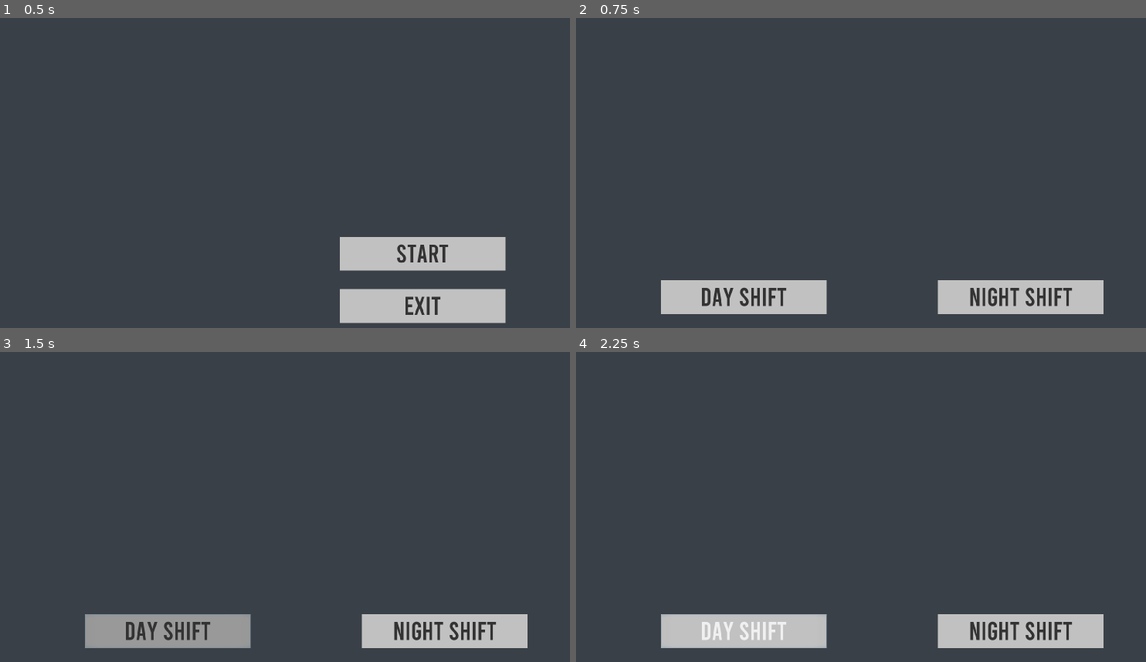
Above: before the commit, frames 1-4 (two rows, left to right).
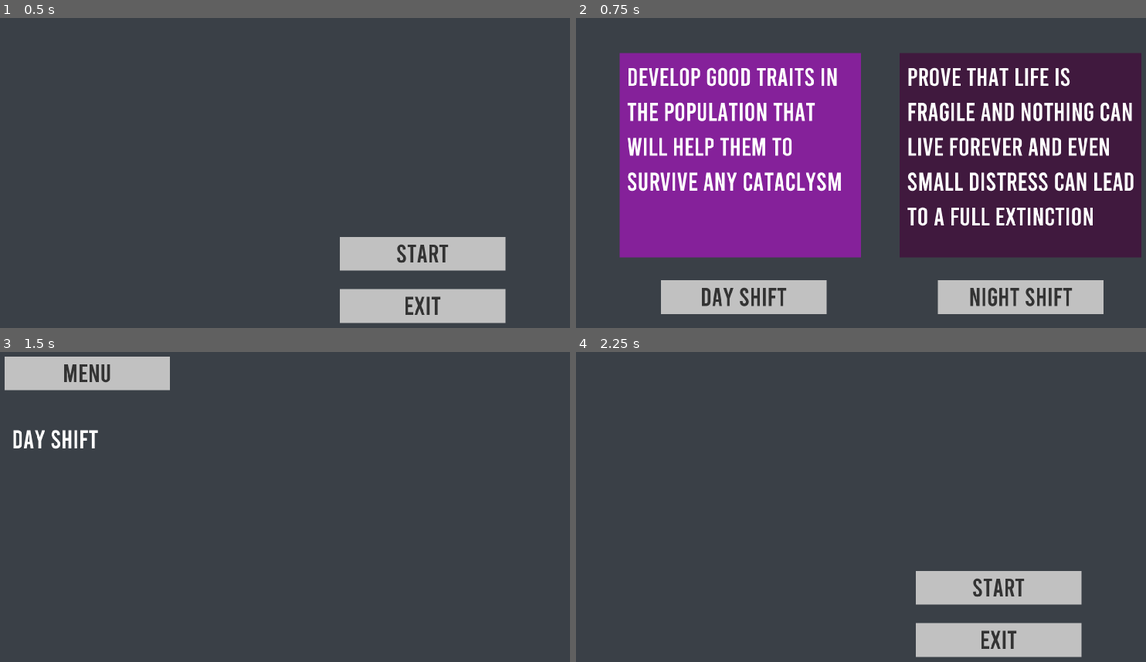
Above: after the commit, the same moments.

Repository: mikolasan/evolution
Game: Godot game, scene res://Scenes/Game.tscn
Two runs of this game, one before a commit and one after it. Both use one fixed random seed, a clock stepped at 60 frames per second and the inputs below.
Inputs (mouse positions are in pixels of both pictures, inside the frame that each line leads up to):
- Up to frame 1 (0.5 s): no input
- Up to frame 2 (0.75 s): click "START" at 0.5 s
- Up to frame 3 (1.5 s): click "DAY SHIFT" at 1.25 s
- Up to frame 4 (2.25 s): click (661, 373) at 2 s, where only the run after the commit has a clickable "MENU"

Frame 1 is identical in both runs. In frame 2, 56% of the frame differs, in the area x 7-100%, y 11-78%; in frame 3, 9.0%; in frame 4, 9.1%.

Commit message:
Add Lab scene

Diff:
--- a/Scenes/Game.gd
+++ b/Scenes/Game.gd
@@ -1,8 +1,24 @@
 extends Node2D
 
+func _ready():
+	$Main.connect("start_pressed", self, "show_start_menu")
+	$Start.connect("shift_selected", self, "on_shift_selected")
+	$Lab.connect("menu_pressed", self, "show_menu")
 
-func _ready():
-	$Main.connect("start_pressed", $Start, "show")
-	get_tree().call_group_flags(SceneTree.GROUP_CALL_REALTIME, "StartupHide", "hide")
+	show_menu()
 
+func on_shift_selected(shift):
+	show_lab()
+	$Lab.set_shift(shift)
+
+func show_menu():
+	get_tree().call_group_flags(SceneTree.GROUP_CALL_REALTIME, "MainMenuShow", "hide")
 	$Main.show()
+
+func show_start_menu():
+	get_tree().call_group_flags(SceneTree.GROUP_CALL_REALTIME, "StartMenuShow", "hide")
+	$Start.show()
+
+func show_lab():
+	get_tree().call_group_flags(SceneTree.GROUP_CALL_REALTIME, "LabShow", "hide")
+	$Lab.show()
--- a/Scenes/Game.tscn
+++ b/Scenes/Game.tscn
@@ -1,12 +1,15 @@
-[gd_scene load_steps=4 format=2]
+[gd_scene load_steps=5 format=2]
 
 [ext_resource path="res://Scenes/MainMenu.tscn" type="PackedScene" id=1]
 [ext_resource path="res://Scenes/StartMenu.tscn" type="PackedScene" id=2]
 [ext_resource path="res://Scenes/Game.gd" type="Script" id=3]
+[ext_resource path="res://Scenes/Lab.tscn" type="PackedScene" id=4]
 
 [node name="Game" type="Node2D"]
 script = ExtResource( 3 )
 
-[node name="Main" parent="." groups=["StartupHide"] instance=ExtResource( 1 )]
+[node name="Main" parent="." groups=["LabShow", "StartMenuShow"] instance=ExtResource( 1 )]
 
-[node name="Start" parent="." groups=["StartupHide"] instance=ExtResource( 2 )]
+[node name="Start" parent="." groups=["LabShow", "MainMenuShow"] instance=ExtResource( 2 )]
+
+[node name="Lab" parent="." groups=["MainMenuShow", "StartMenuShow"] instance=ExtResource( 4 )]
--- /dev/null
+++ b/Scenes/Lab.gd
@@ -0,0 +1,16 @@
+extends Node2D
+
+signal menu_pressed
+
+var player_shift: String
+
+func _ready():
+	pass
+
+func set_shift(shift):
+	player_shift = shift
+	$PlayerShift.text = shift + " shift"
+
+
+func on_menu_pressed():
+	emit_signal("menu_pressed")
--- /dev/null
+++ b/Scenes/Lab.tscn
@@ -0,0 +1,31 @@
+[gd_scene load_steps=3 format=2]
+
+[ext_resource path="res://Resources/Menu.theme" type="Theme" id=1]
+[ext_resource path="res://Scenes/Lab.gd" type="Script" id=2]
+
+[node name="Lab" type="Node2D"]
+script = ExtResource( 2 )
+
+[node name="Background" type="ColorRect" parent="."]
+margin_right = 1680.0
+margin_bottom = 1050.0
+rect_pivot_offset = Vector2( -136, 24 )
+color = Color( 0.227451, 0.25098, 0.278431, 1 )
+
+[node name="Menu" type="Button" parent="."]
+margin_left = 48.0
+margin_top = 50.0
+margin_right = 498.0
+margin_bottom = 142.0
+theme = ExtResource( 1 )
+text = "MENU"
+
+[node name="PlayerShift" type="Label" parent="."]
+margin_left = 48.0
+margin_top = 210.0
+margin_right = 88.0
+margin_bottom = 302.0
+theme = ExtResource( 1 )
+text = "DAY SHIFT"
+
+[connection signal="pressed" from="Menu" to="." method="on_menu_pressed"]
--- a/Scenes/MainMenu.tscn
+++ b/Scenes/MainMenu.tscn
@@ -6,7 +6,7 @@
 [node name="Main" type="Node2D"]
 script = ExtResource( 2 )
 
-[node name="ColorRect" type="ColorRect" parent="."]
+[node name="Background" type="ColorRect" parent="."]
 margin_right = 1680.0
 margin_bottom = 1050.0
 color = Color( 0.227451, 0.25098, 0.278431, 1 )
--- a/Scenes/StartMenu.gd
+++ b/Scenes/StartMenu.gd
@@ -1,13 +1,14 @@
 extends Node2D
 
+signal shift_selected(shift)
 
 func _ready():
 	pass
 
 
 func on_day_shift_pressed():
-	pass # Replace with function body.
+	emit_signal("shift_selected", "day")
 
 
 func on_night_shift_pressed():
-	pass # Replace with function body.
+	emit_signal("shift_selected", "night")
--- a/Scenes/StartMenu.tscn
+++ b/Scenes/StartMenu.tscn
@@ -9,7 +9,7 @@
 "_edit_horizontal_guides_": [ 752.0 ]
 }
 
-[node name="ColorRect" type="ColorRect" parent="."]
+[node name="Background" type="ColorRect" parent="."]
 margin_right = 1680.0
 margin_bottom = 1050.0
 rect_pivot_offset = Vector2( -136, 24 )
@@ -31,5 +31,39 @@
 theme = ExtResource( 1 )
 text = "NIGHT SHIFT"
 
+[node name="DayBackground" type="ColorRect" parent="."]
+margin_left = 154.0
+margin_top = 133.0
+margin_right = 811.0
+margin_bottom = 690.0
+rect_pivot_offset = Vector2( -136, 24 )
+color = Color( 0.521569, 0.129412, 0.603922, 1 )
+
+[node name="DayDescription" type="Label" parent="."]
+margin_left = 154.0
+margin_top = 133.0
+margin_right = 811.0
+margin_bottom = 660.0
+theme = ExtResource( 1 )
+text = "Develop good traits in the population that will help them to survive any cataclysm "
+autowrap = true
+
+[node name="NightBackground" type="ColorRect" parent="."]
+margin_left = 916.0
+margin_top = 133.0
+margin_right = 1573.0
+margin_bottom = 690.0
+rect_pivot_offset = Vector2( -136, 24 )
+color = Color( 0.25098, 0.0980392, 0.243137, 1 )
+
+[node name="NightDescription" type="Label" parent="."]
+margin_left = 916.0
+margin_top = 133.0
+margin_right = 1577.0
+margin_bottom = 660.0
+theme = ExtResource( 1 )
+text = "Prove that life is fragile and nothing can live forever and even small distress can lead to a full extinction"
+autowrap = true
+
 [connection signal="pressed" from="DayShift" to="." method="on_day_shift_pressed"]
 [connection signal="pressed" from="NightShift" to="." method="on_night_shift_pressed"]
Binary file added: Resources/MarginOnly.stylebox
Binary file changed: Resources/Menu.theme
